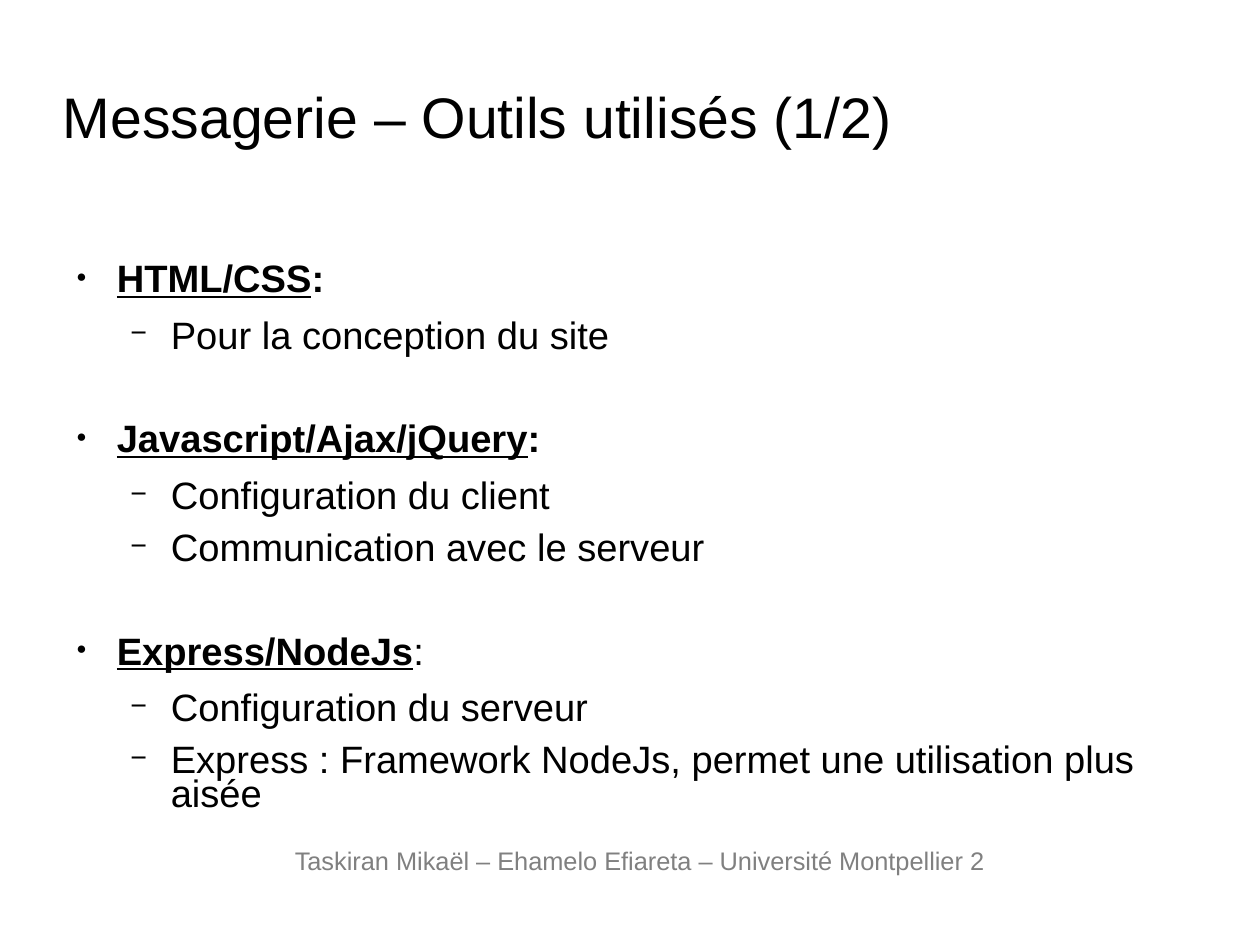
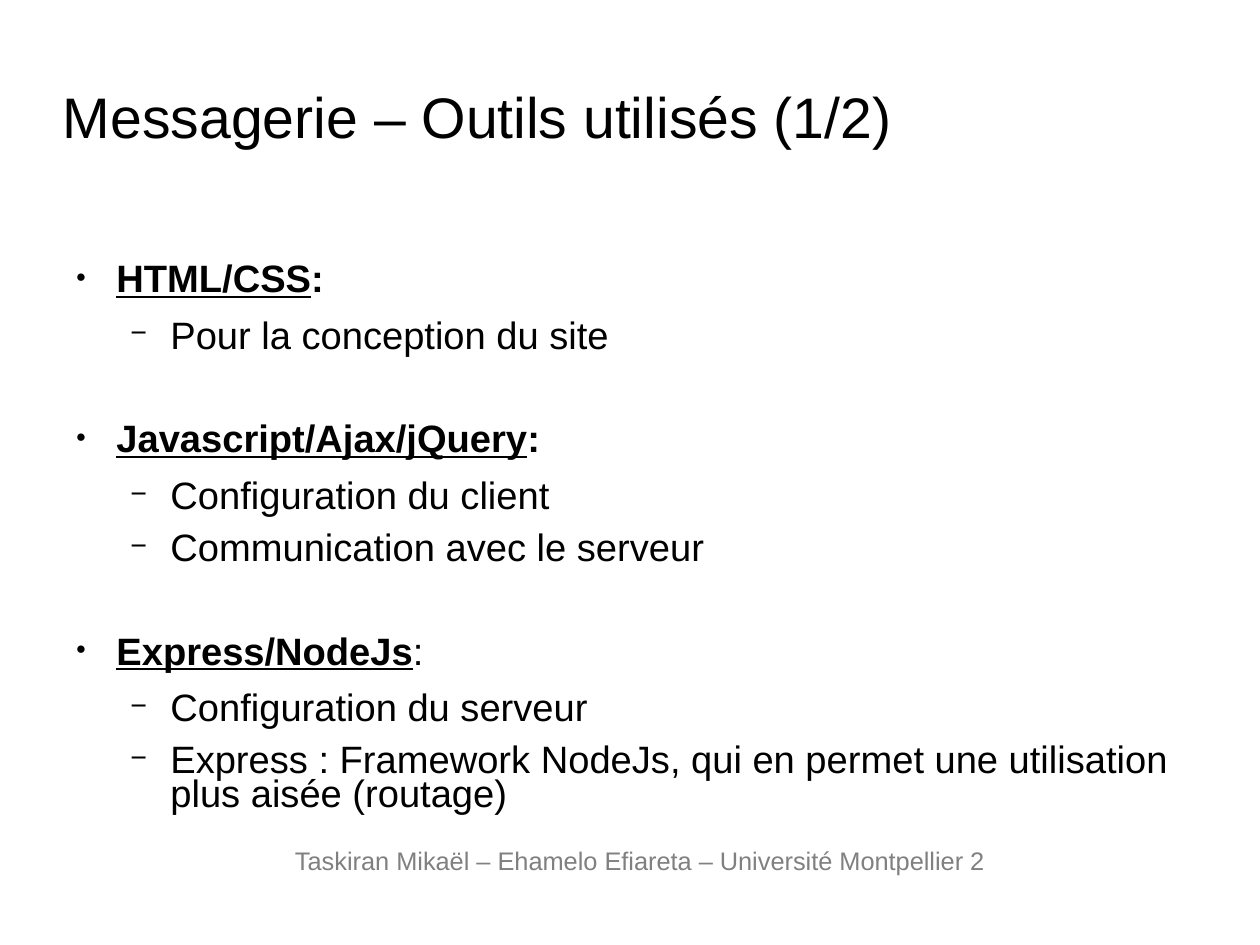
Before and after one commit to kabylzki/eastchat, a slide deck: slide 5 of presentation/presentation.ppt. Drawn at 1260x945 pixels with LibreOffice and Linux fonts; fonts in the diff are those of the drawing; background and template pictures are left out. Boxes give left, top, right and bottom in pixels: in the first picture for what was removed or moved away, otherwise in the second. Text is boxed around its words. In the diff, an @@ line names an element or a change of style, - is before the commit and + after.

```diff
--- a/presentation/presentation.ppt
+++ b/presentation/presentation.ppt
@@ text at box(170, 745, 1168, 815): text changed @@
-  − Express : Framework NodeJs, permet une utilisation plus aisée
+  − Express : Framework NodeJs, qui en permet une utilisation plus aisée (routage)
```
Also in this commit, not shown: 3 other slides changed, 1 slide added, 2 other files.
